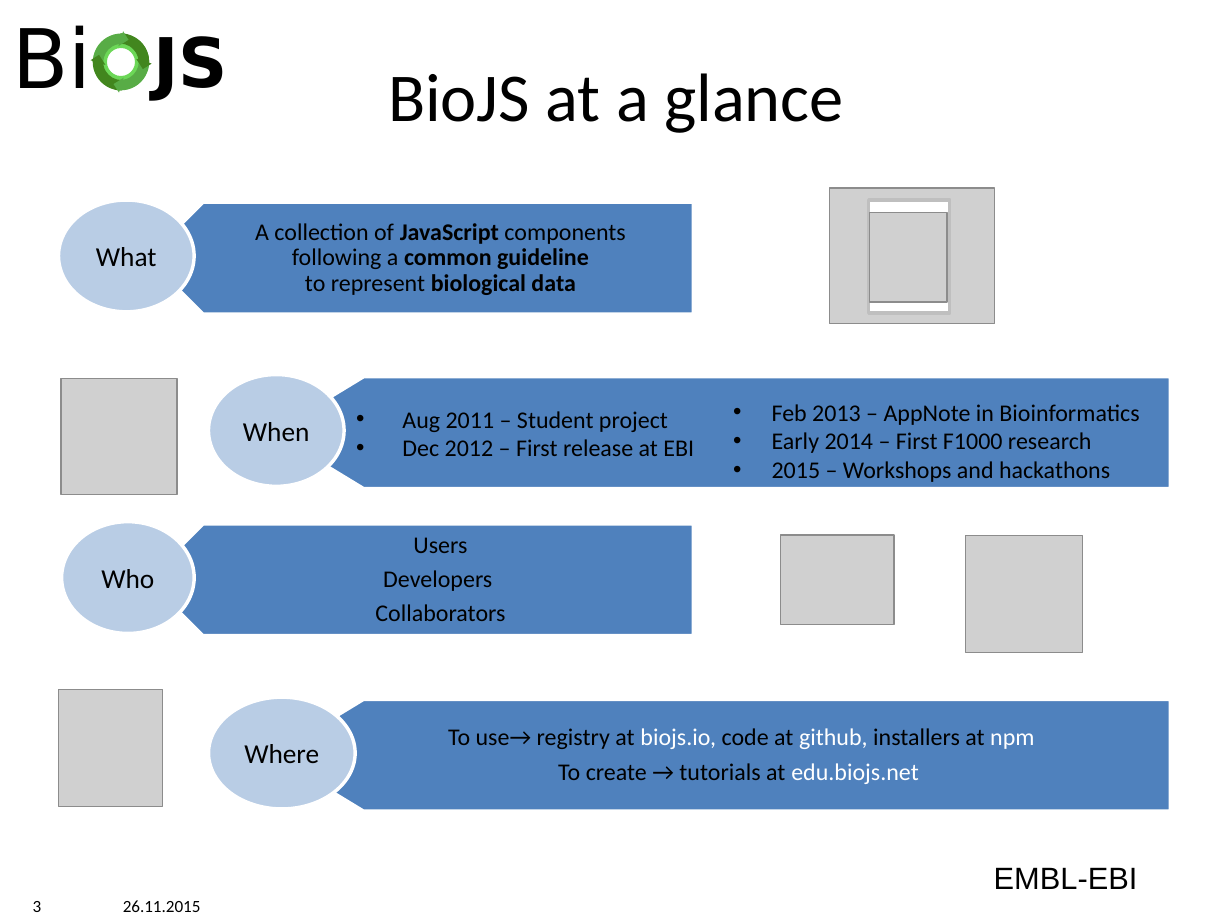
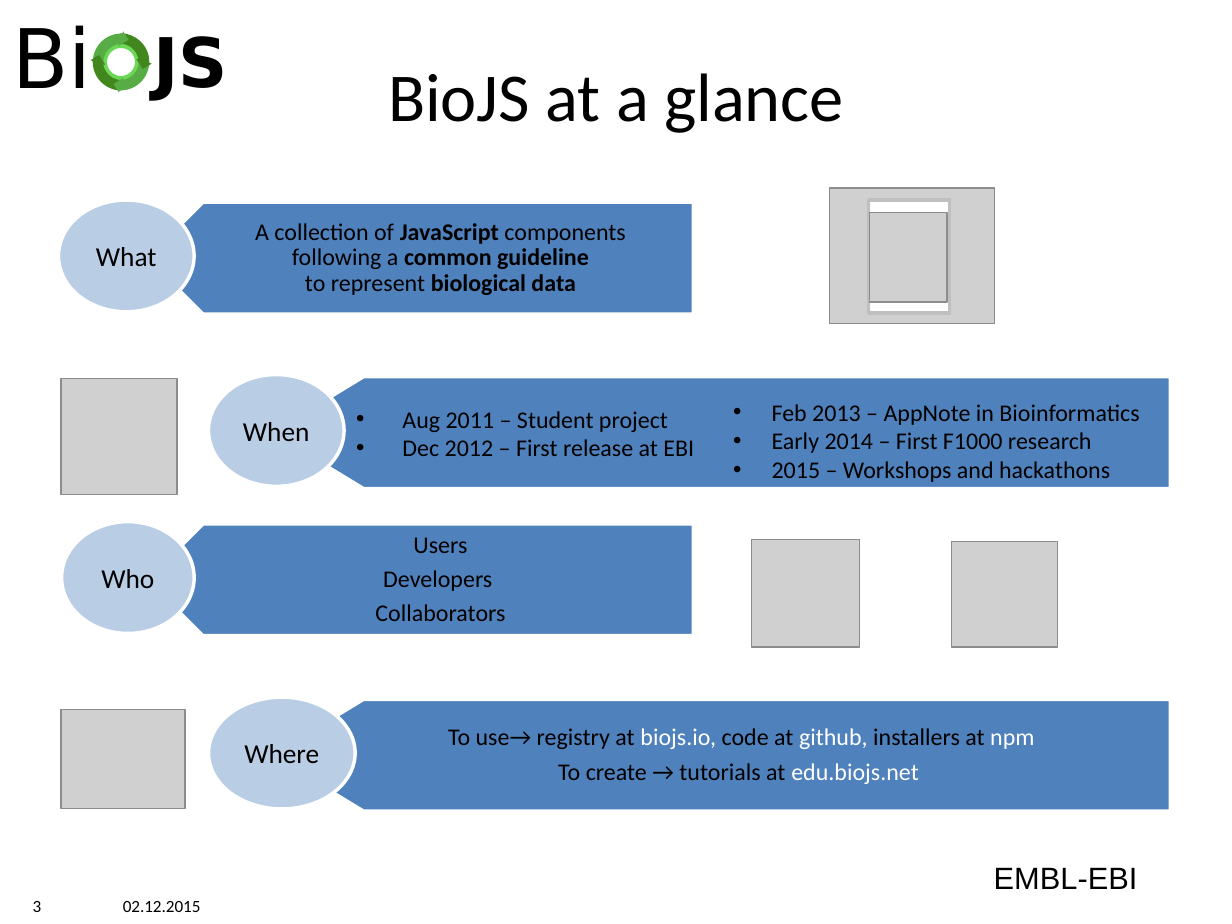
Before and after one commit to ebi-uniprot/ProtVista, a slide deck: slide 3 of hands-on/BioJS_short_Intro.pptx. Drawn at 1232x924 pixels with LibreOffice and Linux fonts; fonts in the diff are those of the drawing; grey boxes stand for pictures; background and template pictures are left out. Boxes give left, top, right and bottom in pixels: in the first picture for what was removed or moved away, otherwise in the second. Text is boxed around its words. In the diff, an @@ line names an element or a change of style, - is before the commit and + after.

```diff
--- a/hands-on/BioJS_short_Intro.pptx
+++ b/hands-on/BioJS_short_Intro.pptx
@@ picture removed at <box>780,535,893,625</box> @@
@@ picture added at <box>752,540,859,647</box> @@
@@ picture: place and size @@
-picture at <box>965,536,1082,653</box>
+picture at <box>952,542,1058,648</box>
@@ picture: place and size @@
-picture at <box>59,690,163,807</box>
+picture at <box>60,710,185,808</box>
@@ text at <box>123,901,201,912</box>: text changed @@
-26.11.2015
+02.12.2015
```
Also in this commit, not shown: 8 other slides changed, 1 slide added, 1 other file.
